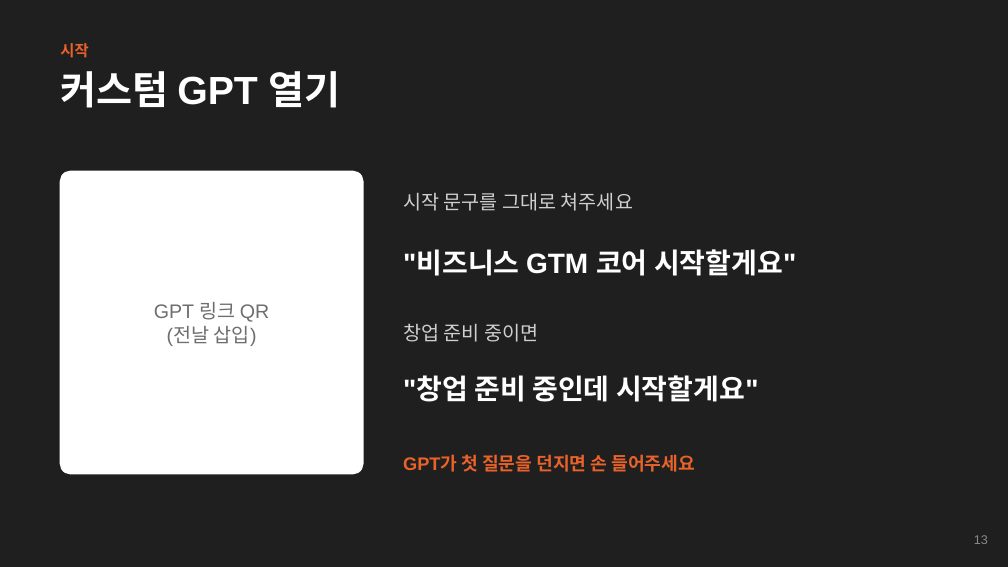
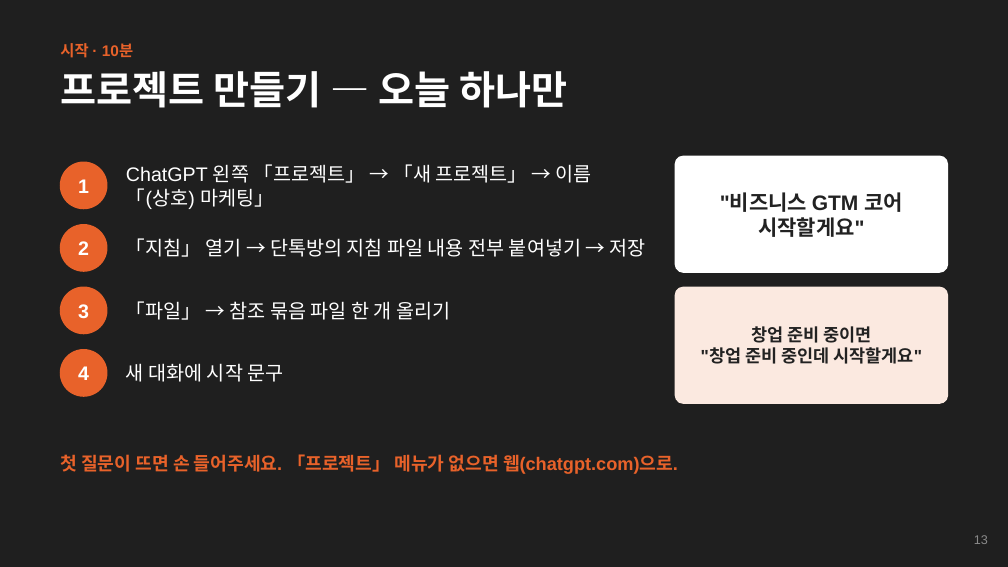
Before and after one commit to selfishclub/biz-gtm-core, a slide deck: slide 13 of course/1회차_교안_슬라이드.pptx. Drawn at 1008x567 pixels with LibreOffice and Linux fonts; fonts in the diff are those of the drawing. Boxes give left, top, right and bottom in pixels: in the first picture for what was removed or moved away, otherwise in the second. Text is boxed around its words. In the diff, an @@ line names an element or a change of style, - is before the commit and + after.

```diff
--- a/course/1회차_교안_슬라이드.pptx
+++ b/course/1회차_교안_슬라이드.pptx
@@ text at [60, 43, 133, 58]: text changed @@
-시작
+시작 · 10분
@@ text at [60, 71, 567, 108]: text changed @@
-커스텀 GPT 열기
+프로젝트 만들기 — 오늘 하나만
@@ rounded rectangle removed at [60, 171, 363, 474] @@
@@ ellipse added at [60, 162, 107, 209], fill #E8622A, outline #E8622A 1 pt @@
@@ text added at [78, 179, 89, 193], 14 pt, text #FFFFFF, bold @@
+1
@@ text at [126, 164, 592, 209]: text changed; text colour #CFCFCF to #FFFFFF @@
-시작 문구를 그대로 쳐주세요
+ChatGPT 왼쪽 「프로젝트」 → 「새 프로젝트」 → 이름 「(상호) 마케팅」
@@ rounded rectangle added at [675, 156, 948, 272], fill #FFFFFF, outline #FFFFFF 1 pt @@
@@ text at [720, 192, 903, 237]: text changed; size 20 to 15 pt; text colour #FFFFFF to #222222 @@
-"비즈니스 GTM 코어 시작할게요"
+"비즈니스 GTM 코어
+시작할게요"
@@ ellipse added at [60, 225, 107, 271], fill #E8622A, outline #E8622A 1 pt @@
@@ text added at [126, 238, 646, 257], 14 pt, text #FFFFFF @@
+「지침」 열기 → 단톡방의 지침 파일 내용 전부 붙여넣기 → 저장
@@ text added at [78, 241, 89, 255], 14 pt, text #FFFFFF, bold @@
+2
@@ ellipse added at [60, 287, 107, 334], fill #E8622A, outline #E8622A 1 pt @@
@@ rounded rectangle added at [675, 287, 948, 403], fill #FBE9E0, outline #FBE9E0 1 pt @@
@@ text "창업 준비 중이면": place and size @@
-text "창업 준비 중이면" at [403, 375, 758, 402]
+text "창업 준비 중이면" at [701, 326, 922, 364]
@@ text added at [78, 304, 89, 319], 14 pt, text #FFFFFF, bold @@
+3
@@ text added at [126, 301, 450, 320], 14 pt, text #FFFFFF @@
+「파일」 → 참조 묶음 파일 한 개 올리기
@@ text removed at [154, 302, 269, 346] @@
-GPT 링크 QR
-(전날 삽입)
@@ text removed at [403, 323, 538, 342] @@
-창업 준비 중이면
@@ text at [751, 326, 871, 343]: paragraph added @@
+창업 준비 중이면
@@ ellipse added at [60, 350, 107, 396], fill #E8622A, outline #E8622A 1 pt @@
@@ text at [701, 347, 922, 364]: size 20 to 12.5 pt, text colour #FFFFFF to #222222 in ""창업 준비 중인데 시작할게요""; alignment left to centre @@
@@ text added at [78, 366, 89, 380], 14 pt, text #FFFFFF, bold @@
+4
@@ text added at [126, 363, 283, 382], 14 pt, text #FFFFFF @@
+새 대화에 시작 문구
@@ text at [60, 454, 678, 474]: text changed @@
-GPT가 첫 질문을 던지면 손 들어주세요
+첫 질문이 뜨면 손 들어주세요. 「프로젝트」 메뉴가 없으면 웹(chatgpt.com)으로.
```
Also in this commit, not shown: 10 other slides changed, 19 other files.
